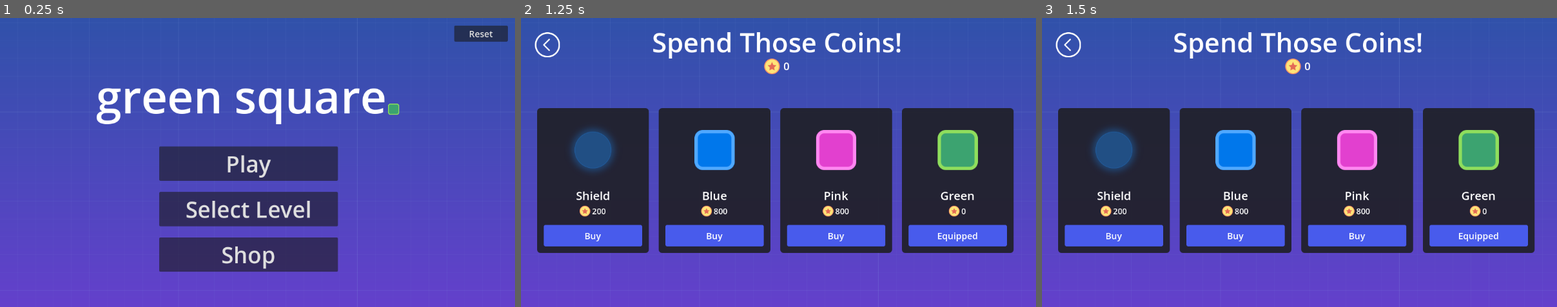
Above: before the commit, frames 1-3 (left to right).
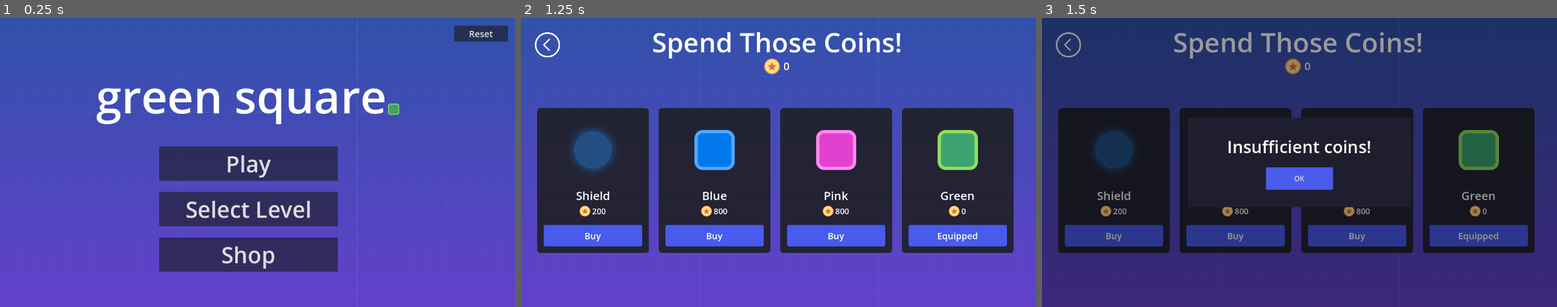
Above: after the commit, the same moments.

Repository: Aoshua/Geometric-2D-Platformer
Game: Godot game, scene res://src/ui/menus/main_menu.tscn
Same seed, same stepped clock (60 frames per second), same inputs: the game is played once before the commit and once after it. Sound files missing from this copy of the repository are replaced by a short silence.
Inputs:
- Up to frame 1 (0.25 s): no input
- Up to frame 2 (1.25 s): click "Shop" at 0.5 s
- Up to frame 3 (1.5 s): click "Buy" at 1.25 s

Frames 1-2 are identical in both runs. In frame 3, 69% of the frame differs, in the area x 0-100%, y 0-100%.

Commit message:
#18 insufficient coins alert

Diff:
--- /dev/null
+++ b/src/ui/menus/alert_menu.gd
@@ -0,0 +1,11 @@
+extends CanvasLayer
+
+@export var label: String = "Alert message here"
+
+
+func _ready():
+	$Control/Card/VBoxContainer/Label.text = label
+
+
+func _on_button_pressed():
+	queue_free()
--- /dev/null
+++ b/src/ui/menus/alert_menu.tscn
@@ -0,0 +1,67 @@
+[gd_scene load_steps=3 format=3 uid="uid://bxji1mubneh16"]
+
+[ext_resource type="Script" path="res://src/ui/menus/alert_menu.gd" id="1_d80rb"]
+
+[sub_resource type="StyleBoxFlat" id="StyleBoxFlat_6i8uj"]
+bg_color = Color(0.282353, 0.356863, 0.921569, 1)
+
+[node name="AlertMenu" type="CanvasLayer"]
+script = ExtResource("1_d80rb")
+
+[node name="ColorRect" type="ColorRect" parent="."]
+anchors_preset = 15
+anchor_right = 1.0
+anchor_bottom = 1.0
+grow_horizontal = 2
+grow_vertical = 2
+color = Color(0, 0, 0, 0.396078)
+
+[node name="Control" type="Control" parent="."]
+layout_mode = 3
+anchors_preset = 8
+anchor_left = 0.5
+anchor_top = 0.5
+anchor_right = 0.5
+anchor_bottom = 0.5
+grow_horizontal = 2
+grow_vertical = 2
+
+[node name="Card" type="ColorRect" parent="Control"]
+layout_mode = 1
+anchors_preset = 8
+anchor_left = 0.5
+anchor_top = 0.5
+anchor_right = 0.5
+anchor_bottom = 0.5
+offset_left = -250.0
+offset_top = -100.0
+offset_right = 250.0
+offset_bottom = 100.0
+grow_horizontal = 2
+grow_vertical = 2
+color = Color(0.120246, 0.117892, 0.182274, 1)
+
+[node name="VBoxContainer" type="VBoxContainer" parent="Control/Card"]
+layout_mode = 1
+anchors_preset = 15
+anchor_right = 1.0
+anchor_bottom = 1.0
+grow_horizontal = 2
+grow_vertical = 2
+theme_override_constants/separation = 20
+alignment = 1
+
+[node name="Label" type="Label" parent="Control/Card/VBoxContainer"]
+layout_mode = 2
+theme_override_font_sizes/font_size = 38
+text = "Insufficient coins!"
+horizontal_alignment = 1
+
+[node name="Button" type="Button" parent="Control/Card/VBoxContainer"]
+custom_minimum_size = Vector2(150, 50)
+layout_mode = 2
+size_flags_horizontal = 4
+theme_override_styles/normal = SubResource("StyleBoxFlat_6i8uj")
+text = "OK"
+
+[connection signal="pressed" from="Control/Card/VBoxContainer/Button" to="." method="_on_button_pressed"]
--- a/src/ui/menus/shop.gd
+++ b/src/ui/menus/shop.gd
@@ -47,7 +47,7 @@
 	if (Global.unlocked_skins.has(Global.PlayerSkins.PINK)):
 		if (Global.current_skin == Global.PlayerSkins.PINK):
 			pinkSkin["button_text"] = "Equipped"
-			pinkSkin["button_disabled"] = false
+			pinkSkin["button_disabled"] = true
 		else:
 			pinkSkin["button_text"] = "Equip"
 	shop_items.push_back(pinkSkin)
@@ -111,6 +111,18 @@
 				Global.unlock_skin(Global.PlayerSkins.PINK)
 			elif item_id == 'green-skin':
 				Global.unlock_skin(Global.PlayerSkins.GREEN)
+		else:
+			var alert = load("res://src/ui/menus/alert_menu.tscn").instantiate()
+			alert.label = "Insufficient coins!"
+			alert.process_mode = Node.PROCESS_MODE_ALWAYS
+			get_tree().root.add_child(alert)
+			#var dialog = AcceptDialog.new()
+			#dialog.dialog_text = "Insufficient coins!"
+			##dialog.window_title = ""
+			#dialog.get_ok_button().text = "OK"
+			#add_child(dialog)
+			#dialog.connect("confirmed", Callable(dialog, "queue_free"))
+			#dialog.popup_centered()
 	elif (item["button_text"] == "Equip"):
 		if (item_id == "blue-skin"):
 			Global.equip_skin(Global.PlayerSkins.BLUE)
